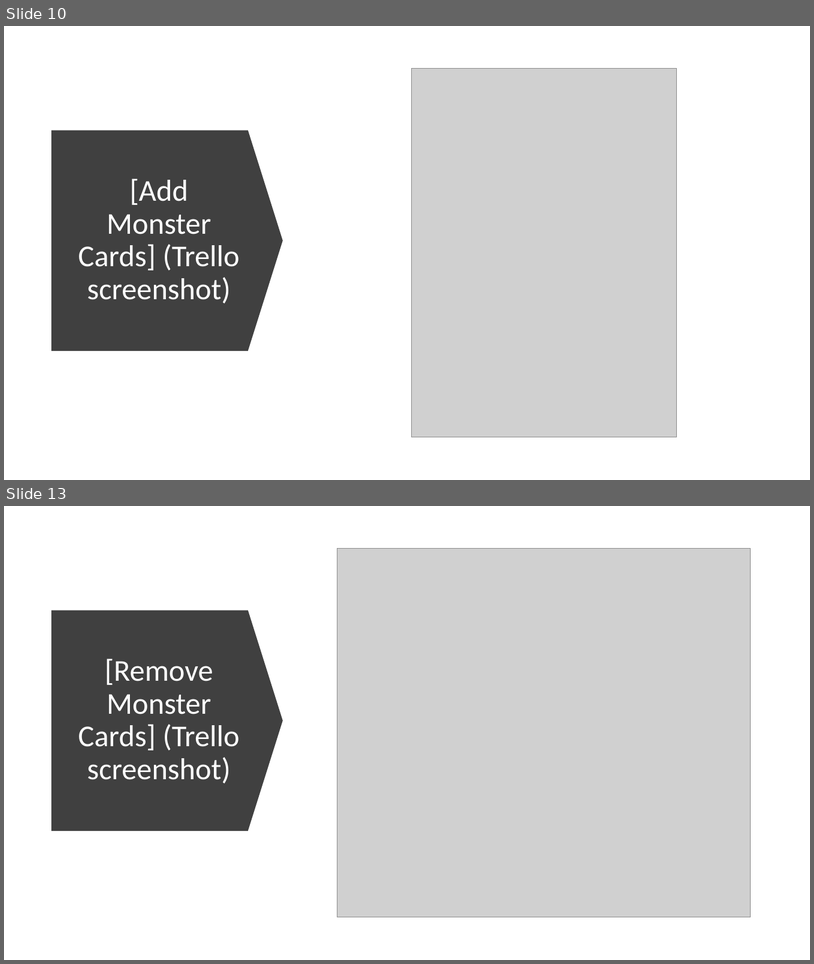
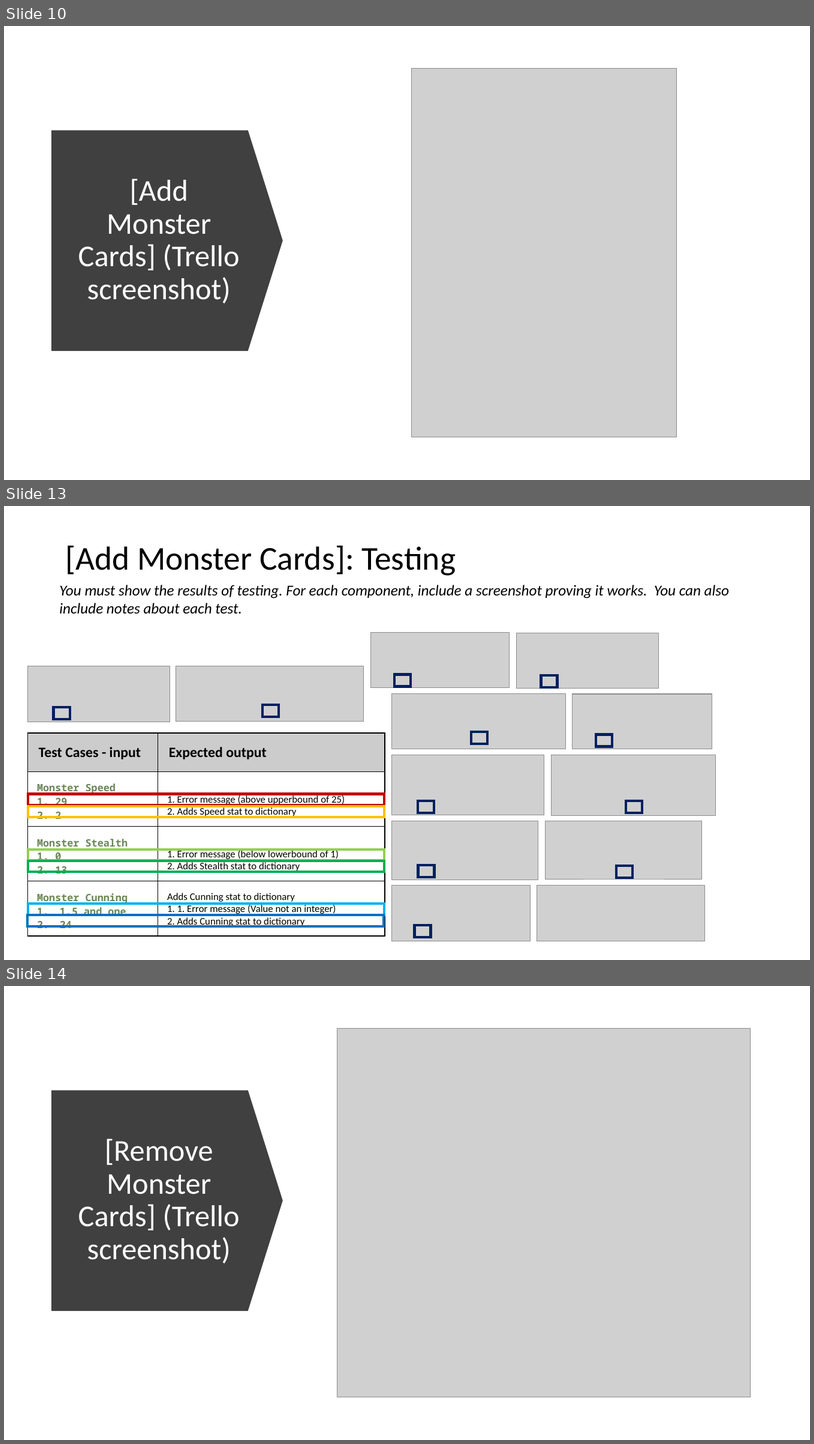
Before and after one commit to peter123321123321/Monster-Cards-Internal, a slide deck: 2.7 and 2.8 Documentation Template.pptx. Shown one above the other, each under a label of ours: slides 10 and 13 before the commit, slides 10, 13 and 14 after it; the slides between them are not shown. The pictures are 814x964 and 814x1444 pixels, drawn with LibreOffice and Linux fonts; fonts in the diff are those of the drawing; grey boxes stand for pictures. Boxes give left, top, right and bottom in pixels: in the first picture for what was removed or moved away, otherwise in the second. Text is boxed around its words. In the diff, an @@ line names an element or a change of style, - is before the commit and + after.

```diff
--- a/2.7 and 2.8 Documentation Template.pptx
+++ b/2.7 and 2.8 Documentation Template.pptx
@@ slide 13 added at <box>4,506,810,960</box>, background #FFFFFF @@
@@ title added at <box>65,546,456,576</box>, 39.6 pt, text #000000 @@
+[Add Monster Cards]: Testing
@@ text added at <box>59,585,729,614</box>, 18 pt, text #000000, italic @@
+You must show the results of testing. For each component, include a screenshot proving it works. You can also include notes about each test.
@@ picture added at <box>371,633,510,688</box> @@
@@ picture added at <box>517,633,659,688</box> @@
@@ picture added at <box>27,666,170,722</box> @@
@@ picture added at <box>176,666,364,721</box> @@
@@ rectangle added at <box>395,674,411,686</box>, outline #002060 3 pt @@
@@ rectangle added at <box>541,675,558,687</box>, outline #002060 3 pt @@
@@ picture added at <box>392,694,566,748</box> @@
@@ picture added at <box>573,694,713,749</box> @@
@@ rectangle added at <box>54,707,70,719</box>, outline #002060 3 pt @@
@@ rectangle added at <box>263,705,279,717</box>, outline #002060 3 pt @@
@@ table added at <box>27,733,384,936</box>, 4 rows, 2 columns @@
+Test Cases - input | Expected output
+Monster Speed / 1. 29 / 2. 2 | 1. Error message (above upperbound of 25) 2. Adds Speed stat to dictionary
+Monster Stealth / 1. 0 / 2. 13 | 1. Error message (below lowerbound of 1) 2. Adds Stealth stat to dictionary
+Monster Cunning / 1.5 and one / 24 | Adds Cunning stat to dictionary 1. 1. Error message (Value not an integer) 2. Adds Cunning stat to dictionary
@@ rectangle added at <box>471,732,488,744</box>, outline #002060 3 pt @@
@@ rectangle added at <box>596,735,612,747</box>, outline #002060 3 pt @@
@@ picture added at <box>392,754,544,814</box> @@
@@ picture added at <box>551,754,716,815</box> @@
@@ rectangle added at <box>27,794,384,805</box>, outline #C00000 3 pt @@
@@ rectangle added at <box>28,806,384,817</box>, outline #FFC000 3 pt @@
@@ rectangle added at <box>419,801,435,813</box>, outline #002060 3 pt @@
@@ rectangle added at <box>626,801,643,813</box>, outline #002060 3 pt @@
@@ picture added at <box>392,820,539,879</box> @@
@@ picture added at <box>545,820,702,879</box> @@
@@ rectangle added at <box>27,849,384,860</box>, outline #92D050 3 pt @@
@@ rectangle added at <box>28,861,384,871</box>, outline #00B050 3 pt @@
@@ rectangle added at <box>419,865,435,877</box>, outline #002060 3 pt @@
@@ rectangle added at <box>617,865,633,877</box>, outline #002060 3 pt @@
@@ picture added at <box>392,885,530,940</box> @@
@@ picture added at <box>537,885,705,940</box> @@
@@ rectangle added at <box>27,915,383,926</box>, outline #0070C0 3 pt @@
@@ rectangle added at <box>28,903,384,915</box>, outline #00B0F0 3 pt @@
@@ rectangle added at <box>415,925,431,937</box>, outline #002060 3 pt @@
@@ what was slide 13 is now slide 14 @@
```
Also in this commit, not shown: 9 slides changed, 16 other slides added.
